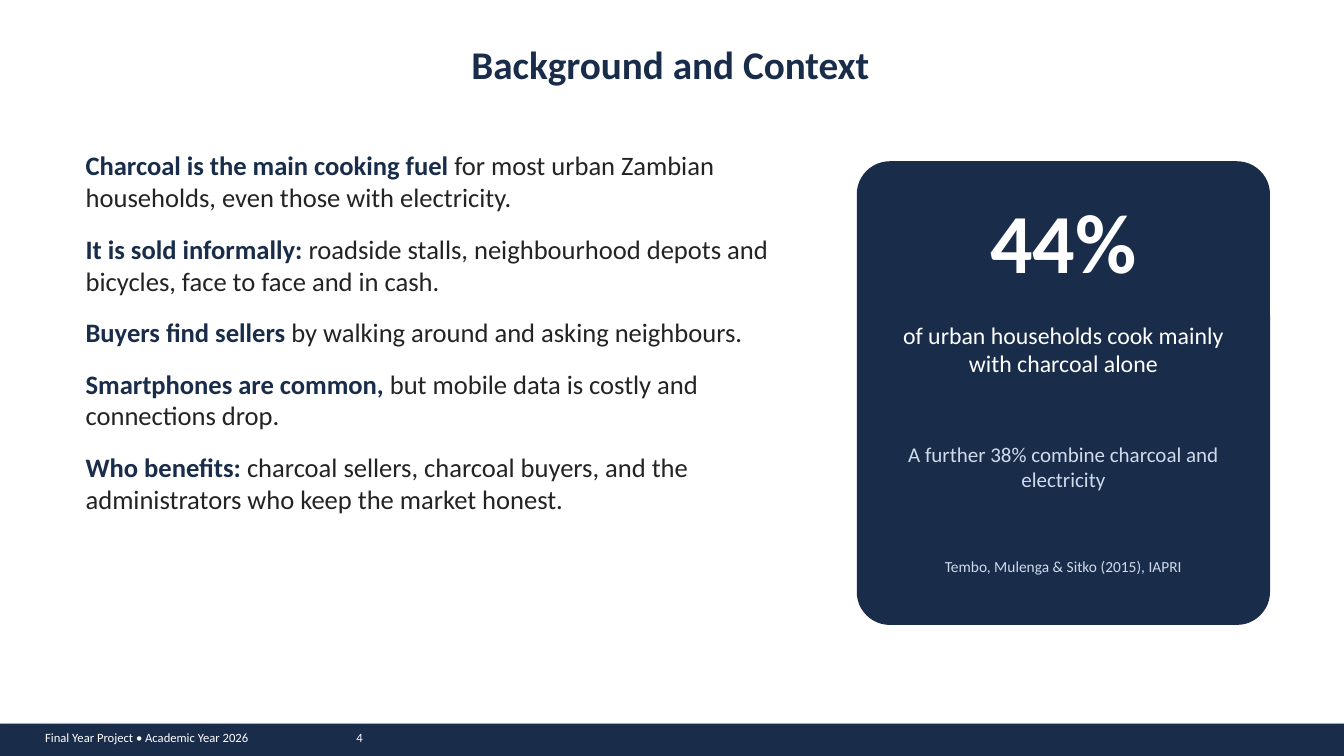
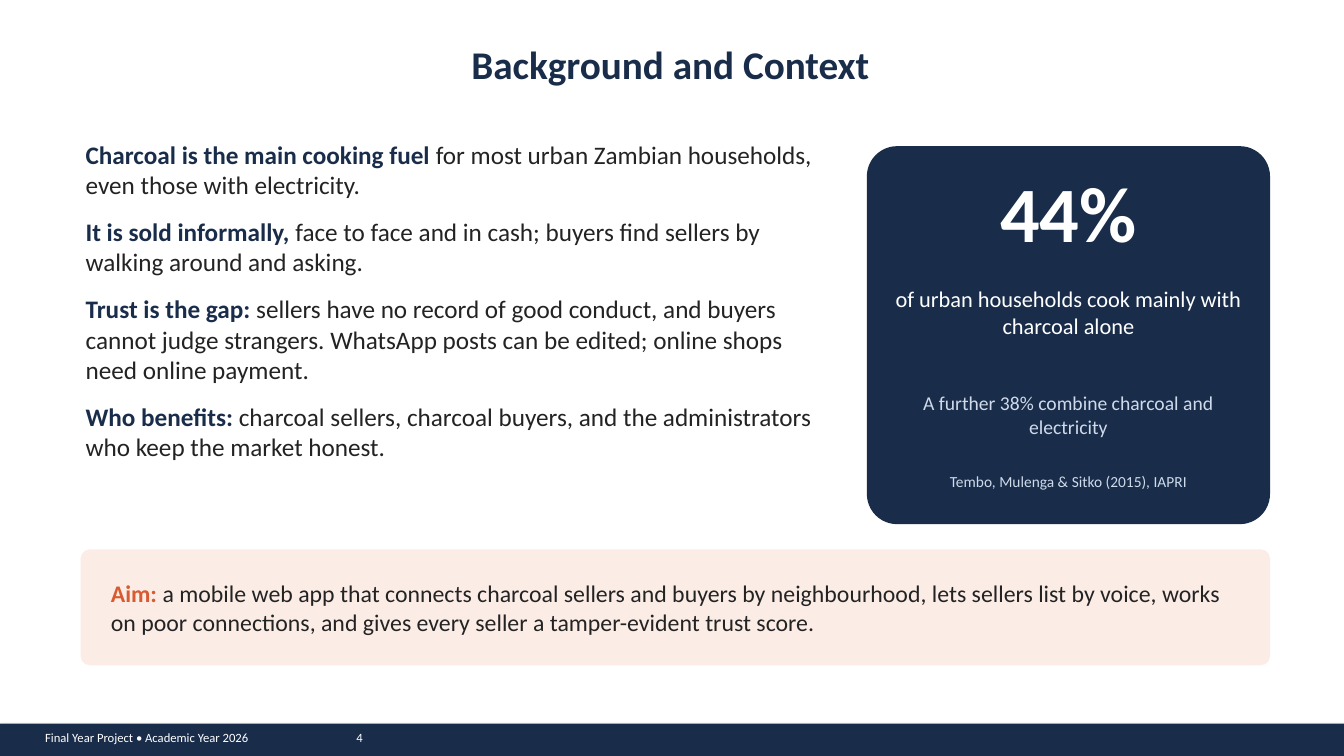
Before and after one commit to john-chola/ZamMarket, a slide deck: slide 4 of docs/presentation/ZamMarket_Presentation.pptx. Drawn at 1344x756 pixels with LibreOffice and Linux fonts; fonts in the diff are those of the drawing. Boxes give left, top, right and bottom in pixels: in the first picture for what was removed or moved away, otherwise in the second. Text is boxed around its words. In the diff, an @@ line names an element or a change of style, - is before the commit and + after.

```diff
--- a/docs/presentation/ZamMarket_Presentation.pptx
+++ b/docs/presentation/ZamMarket_Presentation.pptx
@@ text "Charcoal is the main cooking ...": place and size @@
-text "Charcoal is the main cooking ..." at <box>86,156,768,514</box>
+text "Charcoal is the main cooking ..." at <box>86,146,812,460</box>
@@ text at <box>86,146,812,460</box>: size 19 to 18 pt in "Charcoal is the main cooking fuel for ...", "Who benefits: charcoal sellers, charcoal buyers, and ..."; less space between paragraphs @@
@@ rounded rectangle: place and size @@
-rounded rectangle at <box>857,161,1270,625</box>
+rounded rectangle at <box>867,146,1270,524</box>
@@ text "44%": place and size @@
-text "44%" at <box>990,215,1136,274</box>
+text "44%" at <box>1000,188,1137,243</box>
@@ text "44%" at <box>1000,188,1137,243</box>: size 60 to 56 pt @@
@@ text at <box>86,223,782,383</box>: text changed; size 19 to 18 pt @@
-It is sold informally: roadside stalls, neighbourhood depots and bicycles, face to face and in cash.
-Buyers find sellers by walking around and asking neighbours.
-Smartphones are common, but mobile data is costly and connections drop.
+It is sold informally, face to face and in cash; buyers find sellers by walking around and asking.
+Trust is the gap: sellers have no record of good conduct, and buyers cannot judge strangers. WhatsApp posts can be edited; online shops need online payment.
@@ text "of urban households cook mainly ...": place and size @@
-text "of urban households cook mainly ..." at <box>903,327,1224,372</box>
+text "of urban households cook mainly ..." at <box>896,291,1241,334</box>
@@ text "of urban households cook mainly ..." at <box>896,291,1241,334</box>: size 17 to 16 pt @@
@@ text "A further 38% combine charcoal ...": place and size @@
-text "A further 38% combine charcoal ..." at <box>908,447,1218,491</box>
+text "A further 38% combine charcoal ..." at <box>923,396,1213,437</box>
@@ text "A further 38% combine charcoal ..." at <box>923,396,1213,437</box>: size 15 to 14 pt @@
@@ text "Tembo, Mulenga & Sitko (2015), ...": place and size @@
-text "Tembo, Mulenga & Sitko (2015), ..." at <box>945,561,1182,575</box>
+text "Tembo, Mulenga & Sitko (2015), ..." at <box>950,476,1187,490</box>
@@ rounded rectangle added at <box>81,549,1270,665</box>, fill #FBECE6 @@
@@ text added at <box>111,585,1220,635</box>, 17 pt, text #232323 @@
+Aim: a mobile web app that connects charcoal sellers and buyers by neighbourhood, lets sellers list by voice, works on poor connections, and gives every seller a tamper-evident trust score.
```
Also in this commit, not shown: 16 other slides changed, 31 slides removed, 2 other files.
